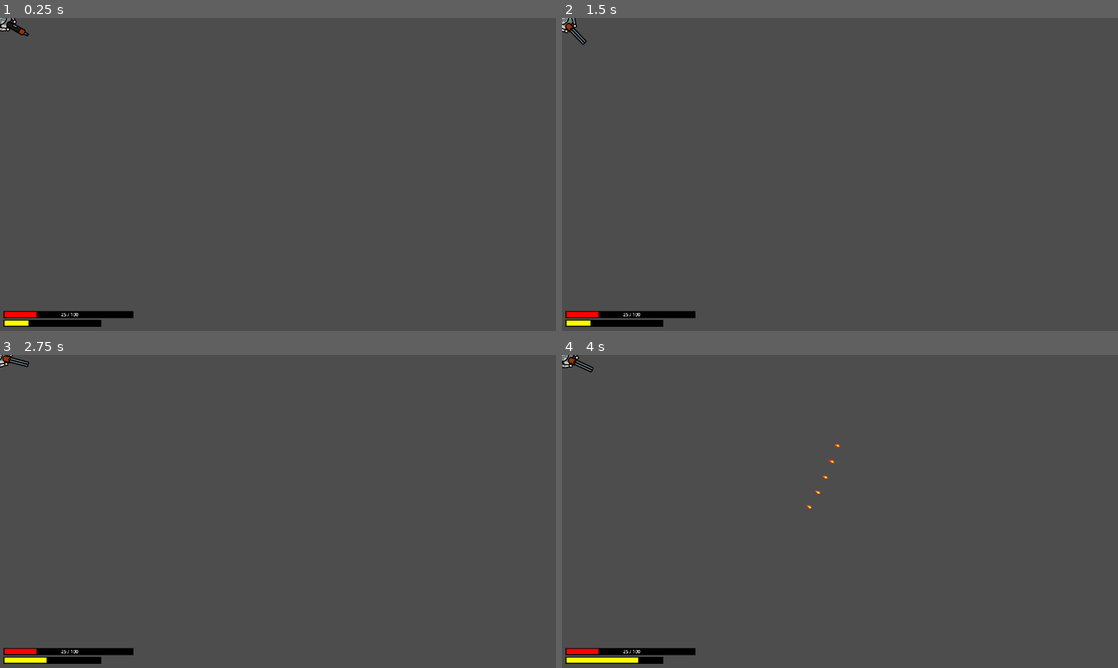
Above: before the commit, frames 1-4 (two rows, left to right).
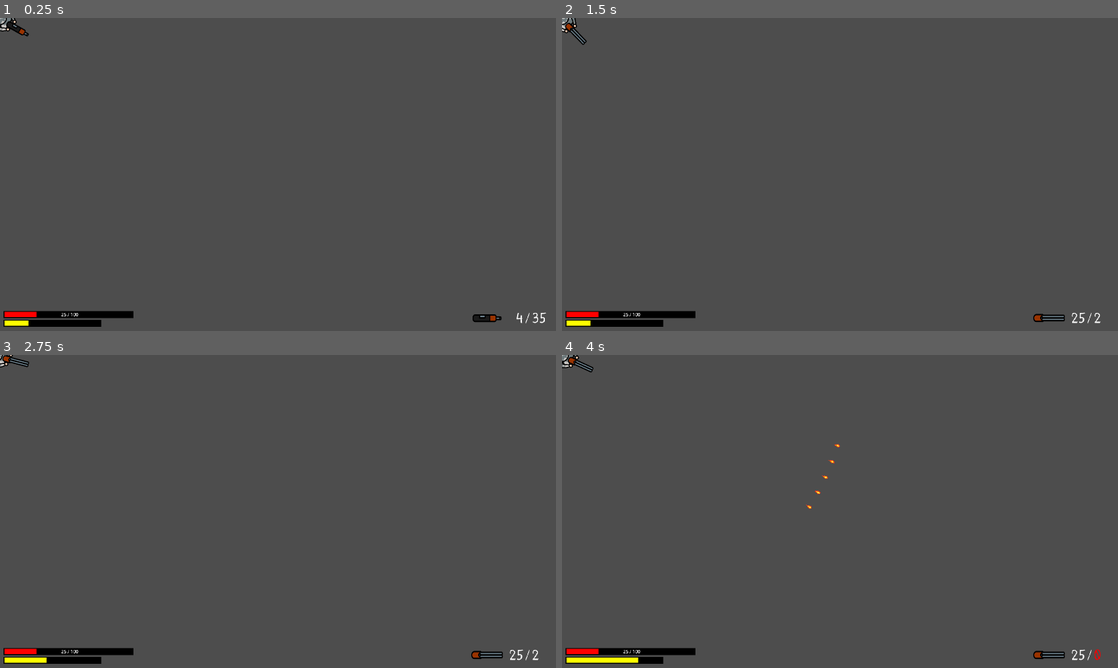
Above: after the commit, the same moments.

Repository: ToroGames34/GunPath
Game: Godot game, scene res://PreScenes/Worlds/World1/world.tscn
Two runs of this game, one before a commit and one after it. Both use one fixed random seed, a clock stepped at 60 frames per second and the inputs below.
Inputs (mouse positions are in pixels of both pictures, inside the frame that each line leads up to):
- Up to frame 1 (0.25 s): no input
- Up to frame 2 (1.5 s): tap Enter at 0.5 s; move the mouse to (962, 158) at 0.52 s; tap 1 (1) at 0.6 s; tap 2 (2) at 0.8, 1.35 s; tap Space at 1.25 s; move the mouse to (728, 190) at 1.27 s
- Up to frame 3 (2.75 s): tap A (a) at 1.55, 2.1 s; tap Enter at 2 s; move the mouse to (333, 442) at 2.02 s; tap D (d) at 2.3 s
- Up to frame 4 (4 s): tap Space at 2.75 s; move the mouse to (812, 574) at 2.77 s; tap D (d) at 2.85 s; click (812, 574) at 3.05 s; move the mouse to (1006, 558) at 3.52 s; press the mouse at (1006, 558) at 3.53 s; tap P (p) at 3.8 s

The runs differ from the first frame. In frame 1, 0.2% of the frame differs, in the area x 85-99%, y 94-98%; in frame 2, 0.2%; in frame 3, 0.2%; in frame 4, 0.2%, in the area x 84-97%, y 94-98%.

Commit message:
Ammo system added and working(needs a improvement in bullets counts when the player reload)

Diff:
--- a/PreScenes/Player/player.gd
+++ b/PreScenes/Player/player.gd
@@ -14,9 +14,11 @@
 @onready var ShotgunSprite: Sprite2D = $BodyPart/Cont/WeaponContainer/Shotgun
 @onready var HealthBar: Control = $CanvasLayer/HealthBar
 @onready var StaminaBar: Control = $CanvasLayer/StaminaBar
+@onready var AmmoControl: Control = $CanvasLayer/AmmoControl
 
 var TimerAttackSpeed: Timer = Timer.new()
 var TimerTakeStamina: Timer = Timer.new()
+var TimerReloadWeapon: Timer = Timer.new()
 var Weapons: Array = ["fusil", "shotgun"]
 var WeaponsUsing: String = ""
 
@@ -25,11 +27,14 @@
 var Health: int
 var Stamina: int
 var Acceleration: float = 50.0
-var SecForTakeStamina: int = 1
-var CostStaminaPerSSec: int = 10
+var SecForTakeStamina: float = 0.14
+var CostStaminaPerSSec: int = 1
 
 var AttackSpeedFusil: float = 0.05
 var AttackSpeedShotGun: float = 0.35
+
+var FusilReloadTime: float = 1 #Before 3.2
+var ShotgunReloadTime: float = 1 #Before 1.8
 
 var DamageFusil: float = 35
 var DamageShotGun: float = 35
@@ -47,14 +52,32 @@
 var CanShoot: bool = true
 var CanShootCD: bool = true
 var CanScattering: bool = false
+var CanChangeWeapons: bool = true
+var FullReload: bool = false
+
+var FusilAmmo: Dictionary[String, int] = {
+	"MaxBullets": 35,
+	"MaxSupplier": 4,
+	"Supplier": 4,
+	"Bullets": 35
+}
+
+var ShotgunAmmo: Dictionary[String, int] = {
+	"MaxBullets": 2,
+	"MaxSupplier": 25,
+	"Supplier": 25,
+	"Bullets": 2
+}
 
 
 func _ready() -> void:
 	HealthBar.SetMaxValue(HEALTH)
 	WeaponsUsing = Weapons[0]
 	SetWeaponAtribute()
+	ShowAmmoWeapons()
 	TimerAttackSpeedSetting()
 	TimerTakeStaminaSetting()
+	TimerReloadWeaponSetting()
 
 
 func TimerAttackSpeedSetting() -> void:
@@ -71,6 +94,13 @@
 	TimerTakeStamina.autostart = false
 	TimerTakeStamina.connect("timeout", self._on_TimerTakeStamina_timeout)
 	add_child(TimerTakeStamina)
+
+
+func TimerReloadWeaponSetting() -> void:
+	TimerReloadWeapon.wait_time = FusilReloadTime
+	TimerReloadWeapon.one_shot = true
+	TimerReloadWeapon.connect("timeout", self._on_TimerReloadWeapon_timeout)
+	add_child(TimerReloadWeapon)
 
 
 func SetWeaponAtribute():
@@ -80,15 +110,19 @@
 			AttackSpeedGeneral = AttackSpeedFusil
 			DamageGeneral = DamageFusil
 			TimerAttackSpeed.wait_time = AttackSpeedGeneral
+			TimerReloadWeapon.wait_time = FusilReloadTime
 			CanScattering = false
 		"shotgun":
 			WeaponsUsing = Weapons[1]
 			AttackSpeedGeneral = AttackSpeedShotGun
 			DamageGeneral = DamageShotGun
 			TimerAttackSpeed.wait_time = AttackSpeedGeneral
+			TimerReloadWeapon.wait_time = ShotgunReloadTime
 			CanScattering = true
 
-
+	ShowAmmoWeapons()
+
+@warning_ignore("unused_parameter")
 func _process(delta: float) -> void:
 	if !IsDeath:
 		AimWeapons()
@@ -150,24 +184,39 @@
 
 
 func ChangeWeapon():
-	if Input.is_action_just_pressed("1"):
-		WeaponsUsing = Weapons[0]
-		FusilSprite.visible = true
-		ShotgunSprite.visible = false
-		SetWeaponAtribute()
-	elif Input.is_action_just_pressed("2"):
-		WeaponsUsing = Weapons[1]
-		FusilSprite.visible = false
-		ShotgunSprite.visible = true
-		SetWeaponAtribute()
+	if CanChangeWeapons:
+		if Input.is_action_just_pressed("1"):
+			WeaponsUsing = Weapons[0]
+			FusilSprite.visible = true
+			ShotgunSprite.visible = false
+			AmmoControl.get_node("Weapon").get_node("Fusil").visible = true
+			AmmoControl.get_node("Weapon").get_node("Shotgun").visible = false
+			TimerAttackSpeed.stop()
+			FullReload = false
+			SetWeaponAtribute()
+		elif Input.is_action_just_pressed("2"):
+			WeaponsUsing = Weapons[1]
+			FusilSprite.visible = false
+			ShotgunSprite.visible = true
+			AmmoControl.get_node("Weapon").get_node("Fusil").visible = false
+			AmmoControl.get_node("Weapon").get_node("Shotgun").visible = true
+			TimerAttackSpeed.stop()
+			FullReload = false
+			SetWeaponAtribute()
+
+	if Input.is_action_just_pressed("r"):
+		TimerReloadWeapon.start()
+		FullReload = true
 
 
 func ShootWeapons():
 	match WeaponsUsing:
 		"fusil":
-			if Input.is_action_pressed("left_click") and CanShoot and CanShootCD:
+			if Input.is_action_pressed("left_click") and CanShoot and CanShootCD and GetBulletsCont(FusilAmmo) > 0:
 				CanShootCD = false
 				TimerAttackSpeed.start()
+				SpendBullet(FusilAmmo)
+				ShowAmmoWeapons()
 
 				if !CanScattering:
 					emit_signal("ShootBullets", bullet, BodyPart.get_node("Marker2D").global_position, BodyPart.rotation_degrees + 90, DamageGeneral)
@@ -184,9 +233,11 @@
 						var current_angle = start_angle + (angle_step * i)
 						emit_signal("ShootBullets", bullet, BodyPart.get_node("Marker2D").global_position, current_angle, DamageGeneral)
 		"shotgun":
-			if Input.is_action_just_pressed("left_click") and CanShoot and CanShootCD:
+			if Input.is_action_just_pressed("left_click") and CanShoot and CanShootCD and GetBulletsCont(ShotgunAmmo) > 0:
 				CanShootCD = false
 				TimerAttackSpeed.start()
+				SpendBullet(ShotgunAmmo)
+				ShowAmmoWeapons()
 
 				if !CanScattering:
 					emit_signal("ShootBullets", bullet, BodyPart.get_node("Marker2D").global_position, BodyPart.rotation_degrees + 90, DamageGeneral)
@@ -241,3 +292,82 @@
 
 func _on_health_bar_empty_bar() -> void:
 	IsDeath = true
+
+
+func ShowAmmoWeapons() -> void:
+	AmmoControl.get_node("AmmoCont").modulate = Color(1, 1 ,1)
+	match WeaponsUsing:
+		"fusil":
+			AmmoControl.get_node("AmmoCont").get_node("LabelSupplier").text = str(FusilAmmo.Supplier)
+			AmmoControl.get_node("AmmoCont").get_node("LabelBullets").text = str(FusilAmmo.Bullets)
+
+			if FusilAmmo.Supplier <= 0:
+				AmmoControl.get_node("AmmoCont").get_node("LabelSupplier").modulate = Color(1, 0 ,0)
+			else:
+				AmmoControl.get_node("AmmoCont").get_node("LabelSupplier").modulate = Color(1, 1 ,1)
+
+			if FusilAmmo.Bullets <= 0:
+				AmmoControl.get_node("AmmoCont").get_node("LabelBullets").modulate = Color(1, 0 ,0)
+			else:
+				AmmoControl.get_node("AmmoCont").get_node("LabelBullets").modulate = Color(1, 1 ,1)
+
+			if FusilAmmo.Bullets <= 0 and FusilAmmo.Supplier <= 0:
+				AmmoControl.get_node("AmmoCont").modulate = Color(1, 0 ,0)
+
+		"shotgun":
+			AmmoControl.get_node("AmmoCont").get_node("LabelSupplier").text = str(ShotgunAmmo.Supplier)
+			AmmoControl.get_node("AmmoCont").get_node("LabelBullets").text = str(ShotgunAmmo.Bullets)
+
+			if ShotgunAmmo.Supplier <= 0:
+				AmmoControl.get_node("AmmoCont").get_node("LabelSupplier").modulate = Color(1, 0 ,0)
+			else:
+				AmmoControl.get_node("AmmoCont").get_node("LabelSupplier").modulate = Color(1, 1 ,1)
+
+			if ShotgunAmmo.Bullets <= 0:
+				AmmoControl.get_node("AmmoCont").get_node("LabelBullets").modulate = Color(1, 0 ,0)
+			else:
+				AmmoControl.get_node("AmmoCont").get_node("LabelBullets").modulate = Color(1, 1 ,1)
+
+			if ShotgunAmmo.Bullets <= 0 and ShotgunAmmo.Supplier <= 0:
+				AmmoControl.get_node("AmmoCont").modulate = Color(1, 0 ,0)
+
+
+func SpendBullet(dic: Dictionary) -> void:
+	dic.Bullets -= 1
+
+
+func SpendSupplier(dic: Dictionary) -> void:
+	dic.Supplier -= 1
+
+
+func GetBulletsCont(dic: Dictionary) -> int:
+	return dic.Bullets
+
+
+func GetSupplierCont(dic: Dictionary) -> int:
+	return dic.Supplier
+
+
+func AddSupplier(dic: Dictionary, amount: int) -> void:
+	if dic.Supplier < dic.MaxSupplier:
+		dic.Supplier += amount
+	if dic.Supplier > dic.MaxSupplier:
+		dic.Supplier = dic.MaxSupplier
+
+
+func ReloadWeapon(dic: Dictionary) -> void:
+	if dic.Supplier > 0:
+		dic.Supplier -= 1
+		dic.Bullets = dic.MaxBullets
+
+
+func _on_TimerReloadWeapon_timeout() -> void:
+	if FullReload:
+		FullReload = false
+		match WeaponsUsing:
+			"fusil":
+				ReloadWeapon(FusilAmmo)
+			"shotgun":
+				ReloadWeapon(ShotgunAmmo)
+
+	ShowAmmoWeapons()
--- a/PreScenes/Player/player.tscn
+++ b/PreScenes/Player/player.tscn
@@ -6,6 +6,7 @@
 [ext_resource type="Texture2D" uid="uid://dsvfx848hgr17" path="res://Assets/PlayerAssets/Camuflaje/Head.PNG" id="3_322wo"]
 [ext_resource type="Texture2D" uid="uid://dycwcrg3adsgq" path="res://Assets/Others/Weapons.png" id="4_7aqry"]
 [ext_resource type="PackedScene" uid="uid://cfnmvoqs6gq3n" path="res://PreScenes/StateBar/state_bar.tscn" id="6_322wo"]
+[ext_resource type="FontFile" uid="uid://drj86rhgs8l4t" path="res://Assets/Fonts/Kurland.ttf" id="7_7aqry"]
 
 [sub_resource type="CircleShape2D" id="CircleShape2D_lgoq1"]
 radius = 37.0
@@ -21,7 +22,6 @@
 
 [node name="Cont" type="Node2D" parent="BodyPart"]
 rotation = -1.5708
-scale = Vector2(1, 1)
 
 [node name="BackPack" type="Sprite2D" parent="BodyPart/Cont"]
 position = Vector2(0, 2)
@@ -90,4 +90,104 @@
 DelayToFillWithTime = 2.0
 BarColorFullWithTime = Color(1, 1, 0, 1)
 
+[node name="AmmoControl" type="Control" parent="CanvasLayer"]
+layout_mode = 3
+anchors_preset = 0
+offset_left = 1673.0
+offset_top = 1030.0
+offset_right = 1920.0
+offset_bottom = 1080.0
+
+[node name="Weapon" type="Control" parent="CanvasLayer/AmmoControl"]
+layout_mode = 1
+anchors_preset = 4
+anchor_top = 0.5
+anchor_bottom = 0.5
+offset_top = -20.0
+offset_right = 40.0
+offset_bottom = 20.0
+grow_vertical = 2
+
+[node name="Fusil" type="Sprite2D" parent="CanvasLayer/AmmoControl/Weapon"]
+rotation = -1.5708
+scale = Vector2(0.4, 0.3)
+texture = ExtResource("4_7aqry")
+offset = Vector2(43.845, 0)
+hframes = 5
+frame = 3
+
+[node name="Shotgun" type="Sprite2D" parent="CanvasLayer/AmmoControl/Weapon"]
+visible = false
+rotation = -1.5708
+scale = Vector2(0.4, 0.3)
+texture = ExtResource("4_7aqry")
+offset = Vector2(19.11, 0)
+hframes = 5
+frame = 4
+
+[node name="AmmoCont" type="Control" parent="CanvasLayer/AmmoControl"]
+layout_mode = 1
+anchors_preset = 14
+anchor_top = 0.5
+anchor_right = 1.0
+anchor_bottom = 0.5
+offset_top = -67.0
+offset_bottom = 30.0
+grow_horizontal = 2
+grow_vertical = 2
+
+[node name="LabelSupplier" type="Label" parent="CanvasLayer/AmmoControl/AmmoCont"]
+layout_mode = 1
+anchors_preset = 8
+anchor_left = 0.5
+anchor_top = 0.5
+anchor_right = 0.5
+anchor_bottom = 0.5
+offset_left = -106.5
+offset_top = -26.5
+offset_right = 10.5
+offset_bottom = 26.5
+grow_horizontal = 2
+grow_vertical = 2
+theme_override_fonts/font = ExtResource("7_7aqry")
+theme_override_font_sizes/font_size = 50
+text = "3"
+horizontal_alignment = 2
+autowrap_mode = 2
+
+[node name="LabelSeparator" type="Label" parent="CanvasLayer/AmmoControl/AmmoCont"]
+layout_mode = 1
+anchors_preset = 8
+anchor_left = 0.5
+anchor_top = 0.5
+anchor_right = 0.5
+anchor_bottom = 0.5
+offset_left = 17.0
+offset_top = -26.5
+offset_right = 57.0
+offset_bottom = 26.5
+grow_horizontal = 2
+grow_vertical = 2
+theme_override_fonts/font = ExtResource("7_7aqry")
+theme_override_font_sizes/font_size = 50
+text = "/"
+
+[node name="LabelBullets" type="Label" parent="CanvasLayer/AmmoControl/AmmoCont"]
+layout_mode = 1
+anchors_preset = 8
+anchor_left = 0.5
+anchor_top = 0.5
+anchor_right = 0.5
+anchor_bottom = 0.5
+offset_left = 40.5
+offset_top = -26.5
+offset_right = 122.5
+offset_bottom = 26.5
+grow_horizontal = 2
+grow_vertical = 2
+theme_override_fonts/font = ExtResource("7_7aqry")
+theme_override_font_sizes/font_size = 50
+text = "30"
+autowrap_mode = 2
+
 [connection signal="EmptyBar" from="CanvasLayer/HealthBar" to="." method="_on_health_bar_empty_bar"]
Binary file added: Assets/Fonts/Kurland.ttf
Not shown: 1 places in PreScenes/Player/player.tscn that only renumber resources
